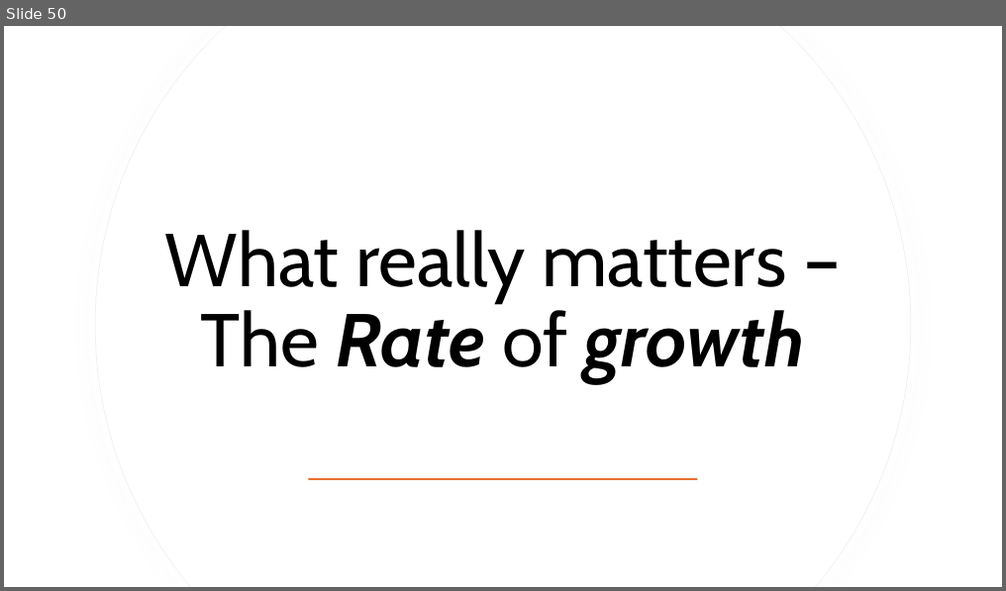
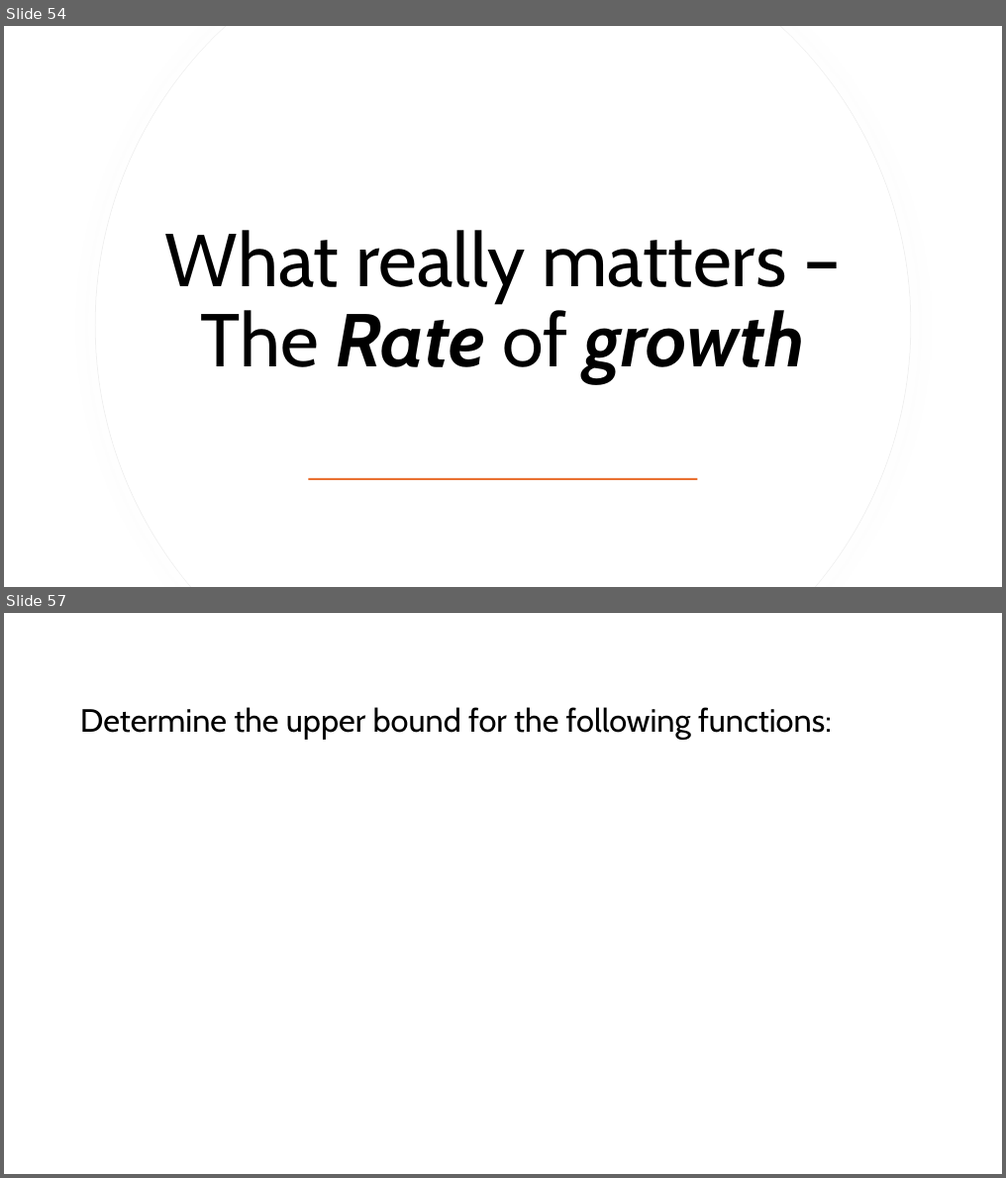
Before and after one commit to RobertNagy299/dsa-i-teaching, a slide deck: MyOwnPresentations/Data Structures and Algorithms I.pptx. Shown one above the other, each under a label of ours: slide 50 before the commit, slides 54 and 57 after it; the slides between them are not shown. The pictures are 1006x591 and 1006x1178 pixels, drawn with LibreOffice and Linux fonts; fonts in the diff are those of the drawing; grey boxes stand for pictures. Boxes give left, top, right and bottom in pixels: in the first picture for what was removed or moved away, otherwise in the second. Text is boxed around its words. In the diff, an @@ line names an element or a change of style, - is before the commit and + after.

```diff
--- a/MyOwnPresentations/Data Structures and Algorithms I.pptx
+++ b/MyOwnPresentations/Data Structures and Algorithms I.pptx
@@ slide 57 added at (4, 613, 1002, 1174), background #FFFFFF @@
@@ title added at (80, 707, 832, 740), 31 pt, text #000000 @@
+Determine the upper bound for the following functions:
@@ what was slide 50 is now slide 54 @@
```
Also in this commit, not shown: 4 slides changed, 8 other slides added, 2 other files.
